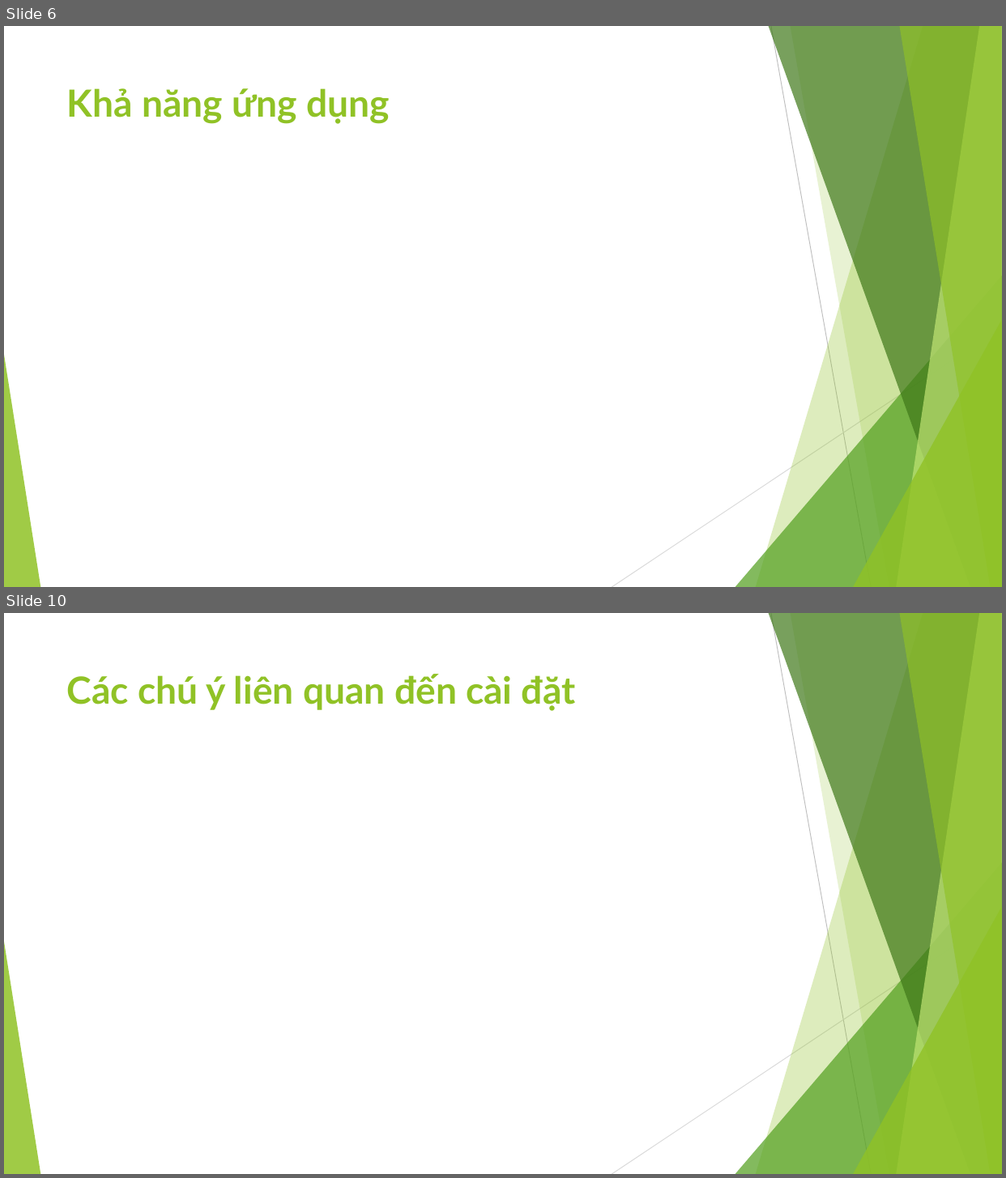
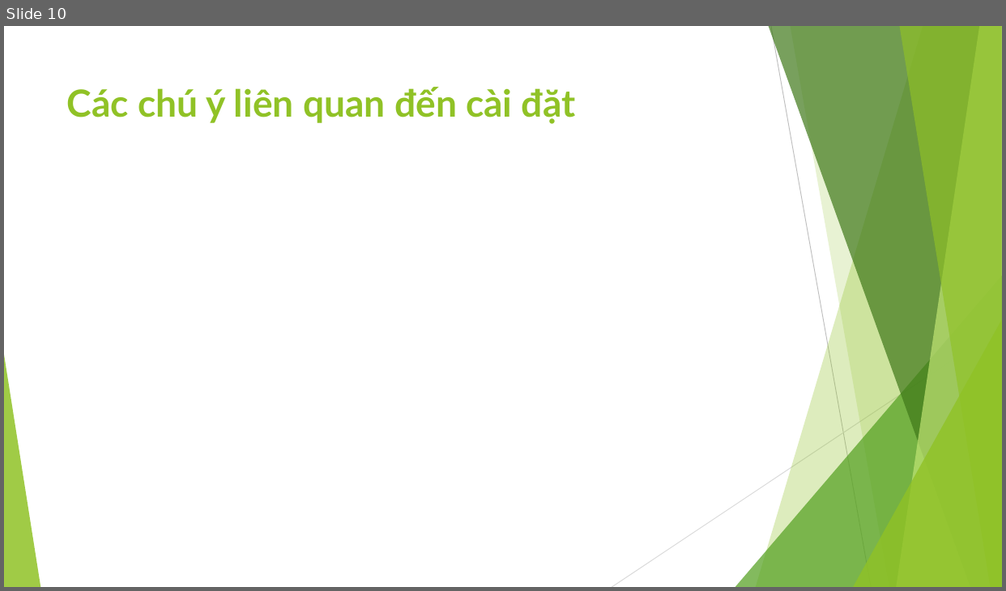
Before and after one commit to ChrisJamison/design_pattern, a slide deck: Báo cáo cuối kỳ/21. Strategy/Slide.pptx. Shown one above the other, each under a label of ours: slides 6 and 10 before the commit, slide 10 after it; the slides between them are not shown. The pictures are 1006x1178 and 1006x591 pixels, drawn with LibreOffice and Linux fonts; fonts in the diff are those of the drawing. Boxes give left, top, right and bottom in pixels: in the first picture for what was removed or moved away, otherwise in the second. Text is boxed around its words. In the diff, an @@ line names an element or a change of style, - is before the commit and + after.

```diff
--- a/Báo cáo cuối kỳ/21. Strategy/Slide.pptx
+++ b/Báo cáo cuối kỳ/21. Strategy/Slide.pptx
@@ slide 6 removed at bbox=[4, 26, 1002, 587], background #FFFFFF; not listed: 10 template elements that a slide beside it also shows @@
@@ title removed at bbox=[67, 88, 390, 124] @@
-Khả năng ứng dụng
```
Also in this commit, not shown: 7 slides changed, 2 slides added, 2 other slides removed, 2 other files.
